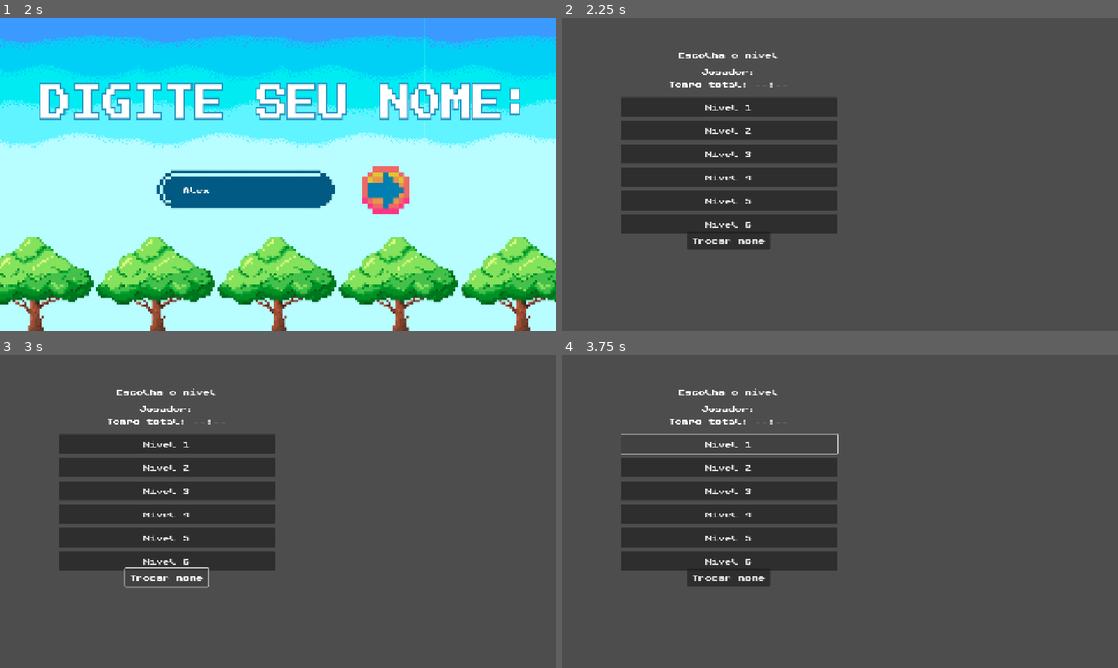
Above: before the commit, frames 1-4 (two rows, left to right).
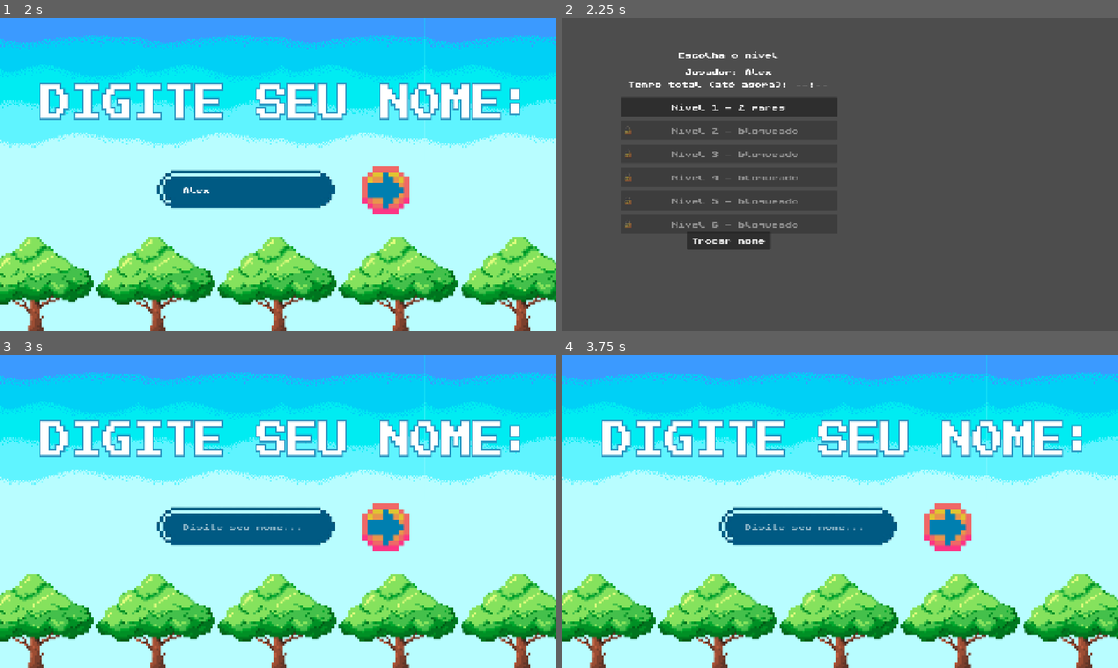
Above: after the commit, the same moments.

Repository: yaraalmeidaz/memory-game
Game: Godot game, scene res://scenes/ui/StartScreen.tscn
Same seed, same stepped clock (60 frames per second), same inputs: the game is played once before the commit and once after it.
Inputs (mouse positions are in pixels of both pictures, inside the frame that each line leads up to):
- Up to frame 1 (2 s): click (272, 249) at 0.5 s; click (250, 190) at 1.27 s; type "Alex" at 1.35 s
- Up to frame 2 (2.25 s): click (945, 187) at 2 s
- Up to frame 3 (3 s): click "Trocar nome" at 2.75 s
- Up to frame 4 (3.75 s): click (728, 442) at 3.5 s, where only the run before the commit has a clickable "Nível 1"

Frame 1 is identical in both runs. In frame 2, 1.7% of the frame differs, in the area x 11-48%, y 16-68%; in frame 3, 100%, in the area x 0-100%, y 0-100%; in frame 4, 100%.
Error before the commit: Parse Error: Cannot infer the type of "visible" variable because the value doesn't have a set type. (res://scripts/ui/LevelSelect.gd:65)

Commit message:
Corrige tipagem no LevelSelect

Diff:
--- a/memory-game/scripts/ui/LevelSelect.gd
+++ b/memory-game/scripts/ui/LevelSelect.gd
@@ -57,21 +57,21 @@
 
 
 func _update_buttons() -> void:
-	var max_levels := min(GameState.LEVEL_PAIRS.size(), level_buttons.size())
+	var max_levels: int = min(GameState.LEVEL_PAIRS.size(), level_buttons.size())
 	for i in range(level_buttons.size()):
-		var btn := level_buttons[i]
+		var btn: Button = level_buttons[i]
 		if btn == null:
 			continue
-		var visible := i < max_levels
-		btn.visible = visible
-		if not visible:
+		var is_visible: bool = i < max_levels
+		btn.visible = is_visible
+		if not is_visible:
 			continue
 
-		var pairs := GameState.get_pairs_for_level(i)
-		var time_txt := ""
+		var pairs: int = GameState.get_pairs_for_level(i)
+		var time_txt: String = ""
 		if i < GameState.level_times.size() and GameState.level_times[i] >= 0:
 			time_txt = " — %s" % GameState.format_time(GameState.level_times[i])
-		var locked := i > GameState.unlocked_level
+		var locked: bool = i > GameState.unlocked_level
 		if locked:
 			btn.text = "Nível %d — bloqueado" % [i + 1]
 			btn.icon = _lock_tex_small
